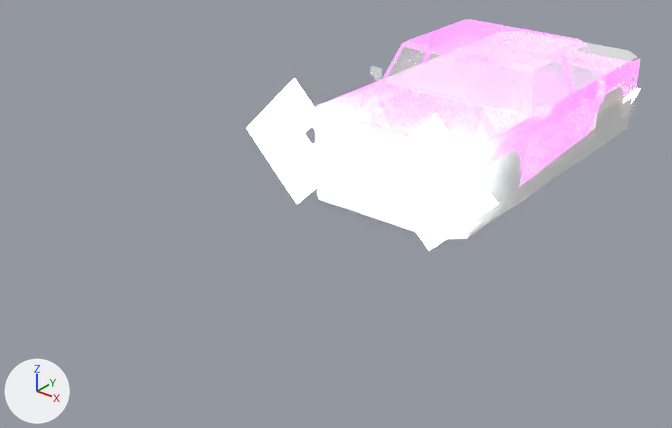
Two versions of the FBX model Assets/FBX/Environment/NPCs/sedan1.fbx, one commit apart.
The view is the same before and after, from a 50 mm lens placed at (9.6, -17.32, 8.0), pointed at (-0.83, -4.29, -0.08). The axes (+X, +Y, +Z) are drawn at lower left. The lights are the same throughout. Where no turn or scale is listed for an object, it has been applied to the vertices.

The first picture shows 'sedan1', 'sedan1_cldr'.
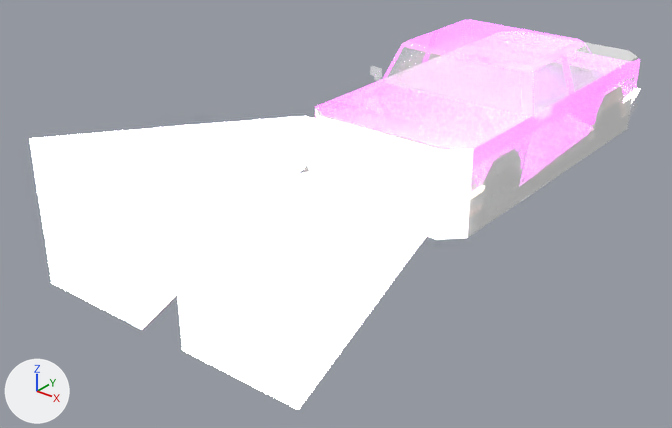
The change in detail:
me_cube is used by ob_sedan1; location (0.0, 0.0, 0.0).
me_cube had 358 vertices, 310 faces and spanned x -2.89..2.89, y -4.6..4.1, z 0.0..2.65.
me_cube now has 358 vertices, 314 faces and spans x -2.76..2.76, y -9.6..4.1, z 0.0..2.67.
Part 1, on me_cube:
16 vertices are removed from x -2.89..2.89, y -4.6..-4.1, z 0.03..2.65.
8 faces are deleted.
16 vertices are added at x -2.76..2.76, y -9.6..-4.1, z 0.04..2.67.
12 new faces join them, mat_retroatlasgodray (white #e7e7e7).

Where the change shows, as pixel boxes (x1, y1, x2, y2) in the pictures (672 x 428 px; the box of a moved part takes in the faces that stretch with it):
'sedan1', reshaped: before (247, 78, 641, 250); after (29, 85, 641, 410)
part 1 of me_cube, moved or reshaped: before (247, 78, 498, 250); after (29, 116, 428, 410)
